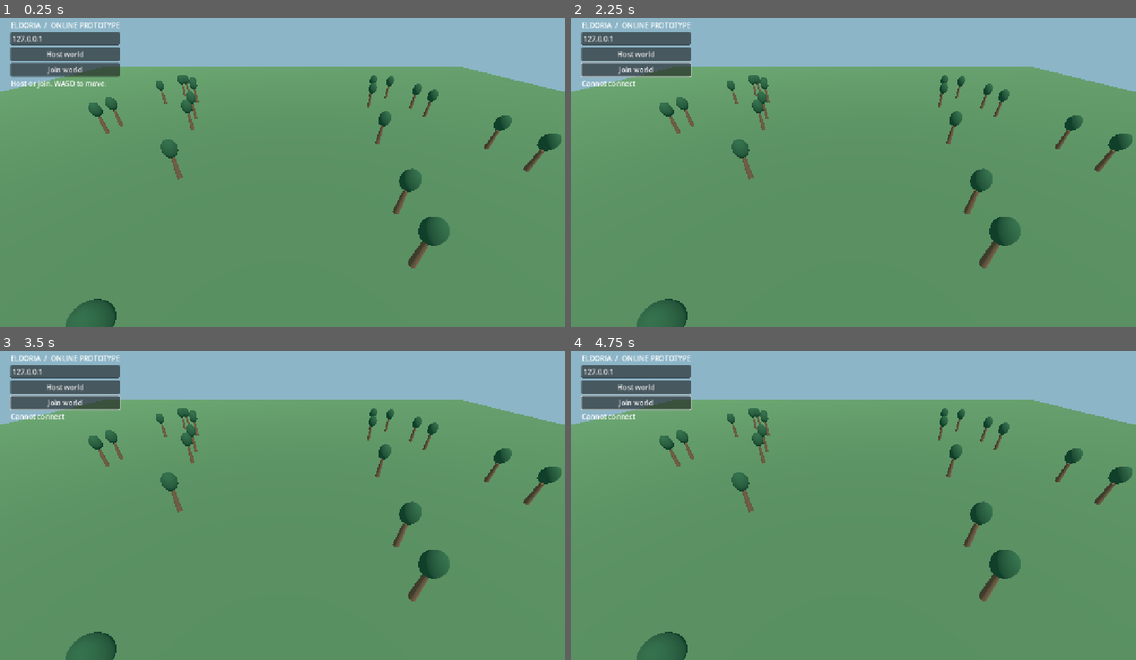
Above: before the commit, frames 1-4 (two rows, left to right).
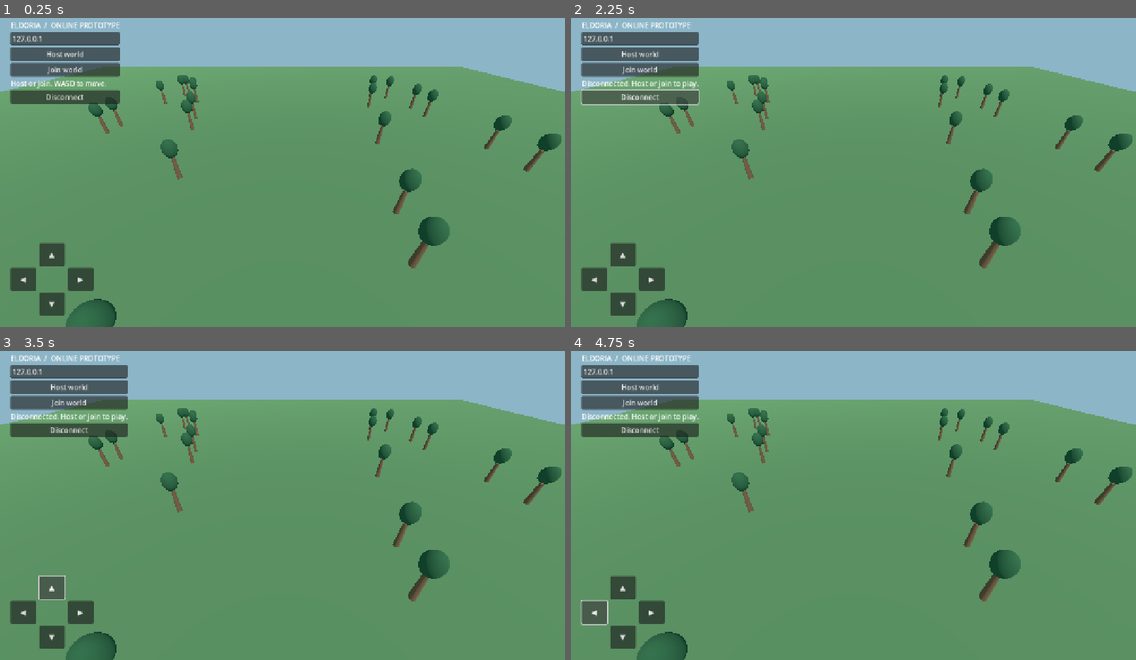
Above: after the commit, the same moments.

Repository: niko009/eldoria-game
Game: Godot game, scene res://Main.tscn
Same seed, same stepped clock (60 frames per second), same inputs: the game is played once before the commit and once after it.
Inputs (mouse positions are in pixels of both pictures, inside the frame that each line leads up to):
- Up to frame 1 (0.25 s): no input
- Up to frame 2 (2.25 s): click "Host world" at 0.5 s; click "Join world" at 1.25 s; click (638, 98) at 2 s, where only the run after the commit has a clickable "Disconnect"
- Up to frame 3 (3.5 s): click (50, 588) at 2.75 s, where only the run after the commit has a clickable "▲"
- Up to frame 4 (4.75 s): click (621, 638) at 3.5 s, where only the run after the commit has a clickable "▼"; click (593, 613) at 4.25 s, where only the run after the commit has a clickable "◀"

The runs differ from the first frame. In frame 1, 2.2% of the frame differs, in the area x 1-22%, y 23-97%; in frame 2, 3.2%, in the area x 1-23%, y 4-97%; in frame 3, 3.1%; in frame 4, 3.1%.

Commit message:
test(task-001): verify two-player Godot ENet and repair reconnect

Diff:
--- a/client/main.gd
+++ b/client/main.gd
@@ -16,8 +16,8 @@
     multiplayer.peer_connected.connect(_on_join)
     multiplayer.peer_disconnected.connect(_on_leave)
     multiplayer.connected_to_server.connect(_connected)
-    multiplayer.connection_failed.connect(func(): info.text = "Connection failed")
-    multiplayer.server_disconnected.connect(func(): info.text = "Server disconnected")
+    multiplayer.connection_failed.connect(_connection_failed)
+    multiplayer.server_disconnected.connect(_server_disconnected)
 
 func _world() -> void:
     var light := DirectionalLight3D.new()
@@ -87,8 +87,11 @@
     info.text = "Host or join. WASD to move."
     panel.add_child(info)
     var mobile := Control.new()
-    mobile.set_anchors_and_offsets_preset(Control.PRESET_BOTTOM_LEFT)
-    mobile.position = Vector2(30, 460)
+    mobile.set_anchors_preset(Control.PRESET_BOTTOM_LEFT)
+    mobile.offset_left = 24
+    mobile.offset_top = -190
+    mobile.offset_right = 230
+    mobile.offset_bottom = -16
     ui.add_child(mobile)
     for entry in [["▲",Vector2(65,0),Vector2(0,-1)],["▼",Vector2(65,112),Vector2(0,1)],["◀",Vector2(0,56),Vector2(-1,0)],["▶",Vector2(130,56),Vector2(1,0)]]:
         var button := Button.new()
@@ -98,17 +101,25 @@
         button.button_down.connect(func(): move_input += entry[2])
         button.button_up.connect(func(): move_input -= entry[2])
         mobile.add_child(button)
+    var disconnect := Button.new()
+    disconnect.text = "Disconnect"
+    disconnect.pressed.connect(_disconnect)
+    panel.add_child(disconnect)
 
 func _host() -> void:
+    _clear_session()
+    peer = ENetMultiplayerPeer.new()
     if peer.create_server(PORT,10) != OK:
         info.text = "Cannot host on UDP 7777"
         return
     multiplayer.multiplayer_peer = peer
     own_id = multiplayer.get_unique_id()
-    _spawn(own_id,Vector3.ZERO)
+    _spawn(own_id,Vector3(0,1,0))
     info.text = "Hosting UDP 7777, ID %s" % own_id
 
 func _join() -> void:
+    _clear_session()
+    peer = ENetMultiplayerPeer.new()
     if peer.create_client(ip_input.text.strip_edges(),PORT) != OK:
         info.text = "Cannot connect"
         return
@@ -125,9 +136,38 @@
         info.text = "Player %s connected" % id
 
 func _on_leave(id: int) -> void:
+    _remove_actor(id)
+    if multiplayer.is_server():
+        despawn_remote.rpc(id)
+
+@rpc("authority", "call_remote", "reliable")
+func despawn_remote(id: int) -> void:
+    _remove_actor(id)
+
+func _remove_actor(id: int) -> void:
     if players.has(id):
         players[id].queue_free()
         players.erase(id)
+
+func _clear_session() -> void:
+    own_id = 0
+    move_input = Vector2.ZERO
+    multiplayer.multiplayer_peer = OfflineMultiplayerPeer.new()
+    peer.close()
+    for id in players.keys():
+        _remove_actor(id)
+
+func _disconnect() -> void:
+    _clear_session()
+    info.text = "Disconnected. Host or join to play."
+
+func _connection_failed() -> void:
+    _clear_session()
+    info.text = "Connection failed"
+
+func _server_disconnected() -> void:
+    _clear_session()
+    info.text = "Server disconnected"
 
 @rpc("any_peer","reliable")
 func request_spawn() -> void:
@@ -135,7 +175,7 @@
     var id := multiplayer.get_remote_sender_id()
     for existing in players:
         spawn_remote.rpc_id(id,existing,players[existing].position)
-    var pos := Vector3(float(players.size()*3),0,0)
+    var pos := Vector3(float(players.size()*3),1,0)
     _spawn(id,pos)
     spawn_remote.rpc(id,pos)
 
@@ -154,12 +194,13 @@
     var mat := StandardMaterial3D.new()
     mat.albedo_color = Color("d6b674") if id == 1 else Color("729ce0")
     actor.material_override = mat
-    actor.position = pos + Vector3(0,1,0)
+    actor.position = pos
     add_child(actor)
     players[id] = actor
 
 func _process(delta: float) -> void:
     if own_id == 0 or not players.has(own_id): return
+    if peer.get_connection_status() != MultiplayerPeer.CONNECTION_CONNECTED: return
     var axis := Input.get_vector("move_left","move_right","move_forward","move_back") + move_input
     axis = axis.limit_length()
     var delta_pos := Vector3(axis.x,0,axis.y)*move_speed*delta
--- /dev/null
+++ b/client/tests/network_e2e.gd
@@ -0,0 +1,119 @@
+extends SceneTree
+
+# Run as independent Godot processes (host and client). The client rejoins
+# using the same running process, not a fresh instance.
+# The harness exercises actual ENet packets over 127.0.0.1:7777.
+const SCENE := preload("res://Main.tscn")
+var game: Node3D
+
+func _initialize() -> void:
+	call_deferred("_run")
+
+func _run() -> void:
+	var arguments := OS.get_cmdline_user_args()
+	var role := "host" if arguments.has("--host") else "client"
+	game = SCENE.instantiate()
+	root.add_child(game)
+	await process_frame
+	if role == "host":
+		game._host()
+	else:
+		game._join()
+	if not await _await_players(2, 300):
+		_fail("initial connection did not yield two actors (%s)" % game.players.size())
+		return
+	var my_id: int = game.own_id
+	var remote_id: int = _other_id(my_id)
+	var my_start: Vector3 = game.players[my_id].position
+	var remote_start: Vector3 = game.players[remote_id].position
+	print("E2E CONNECT role=%s id=%s players=%s own=%s remote=%s" % [role,my_id,game.players.size(),my_start,remote_start])
+	if absf(remote_start.y - 1.0) > 0.01:
+		_fail("remote capsule spawn y must equal 1.0, got %.2f" % remote_start.y)
+		return
+	Input.action_press("move_right" if role == "host" else "move_left")
+	for i in range(100):
+		await process_frame
+	Input.action_release("move_right" if role == "host" else "move_left")
+	for i in range(60):
+		await process_frame
+	if game.players[my_id].position.distance_to(my_start) < 1.0:
+		_fail("local movement missing")
+		return
+	if game.players[remote_id].position.distance_to(remote_start) < 1.0:
+		_fail("remote movement not replicated")
+		return
+	print("E2E MOVEMENT PASS role=%s local=%.2f remote=%.2f" % [role,game.players[my_id].position.distance_to(my_start),game.players[remote_id].position.distance_to(remote_start)])
+	if role == "client":
+		game._disconnect()
+		if game.own_id != 0 or not game.players.is_empty():
+			_fail("disconnect did not reset client state")
+			return
+		for i in range(20):
+			await process_frame
+		game._join()
+		if not await _await_players(2, 300):
+			_fail("same client process failed to reconnect")
+			return
+		my_id = game.own_id
+		remote_id = _other_id(my_id)
+		my_start = game.players[my_id].position
+		remote_start = game.players[remote_id].position
+		if absf(remote_start.y - 1.0) > 0.01:
+			_fail("reconnect changed remote capsule elevation")
+			return
+		Input.action_press("move_left")
+		for i in range(100):
+			await process_frame
+		Input.action_release("move_left")
+		for i in range(60):
+			await process_frame
+		if game.players[my_id].position.distance_to(my_start) < 1.0:
+			_fail("client failed to move after reconnect")
+			return
+		if game.players[remote_id].position.distance_to(remote_start) < 1.0:
+			_fail("host movement absent after reconnect")
+			return
+		print("E2E CLIENT REJOIN PASS, movement on both peers")
+		game._disconnect()
+		quit(0)
+		return
+	if not await _await_players(1, 200):
+		_fail("client disconnect was not observed")
+		return
+	print("E2E DISCONNECT PASS")
+	if not await _await_players(2, 360):
+		_fail("second client did not reconnect")
+		return
+	remote_id = _other_id(my_id)
+	remote_start = game.players[remote_id].position
+	Input.action_press("move_right")
+	for i in range(100):
+		await process_frame
+	Input.action_release("move_right")
+	for i in range(60):
+		await process_frame
+	if game.players[remote_id].position.distance_to(remote_start) < 1.0:
+		_fail("reconnected client's movement did not replicate")
+		return
+	if not await _await_players(1, 200):
+		_fail("reconnected client did not finish and disconnect")
+		return
+	print("E2E RECONNECT PASS, second player movement replicated")
+	quit(0)
+
+func _other_id(own: int) -> int:
+	for id in game.players.keys():
+		if id != own:
+			return id
+	return -1
+
+func _await_players(count: int, frames: int) -> bool:
+	for i in range(frames):
+		if game.players.size() == count:
+			return true
+		await process_frame
+	return false
+
+func _fail(message: String) -> void:
+	printerr("E2E FAIL: " + message)
+	quit(1)
Not shown, added: client/main.gd.uid
Not shown, added: client/tests/network_e2e.gd.uid
Not shown, changed: docs/PROTOTYPE_001.md
Not shown, added: docs/TASK-001_VERIFICATION.md
Not shown, added: tests/.gitignore
Not shown, added: tests/run_network_e2e.sh
